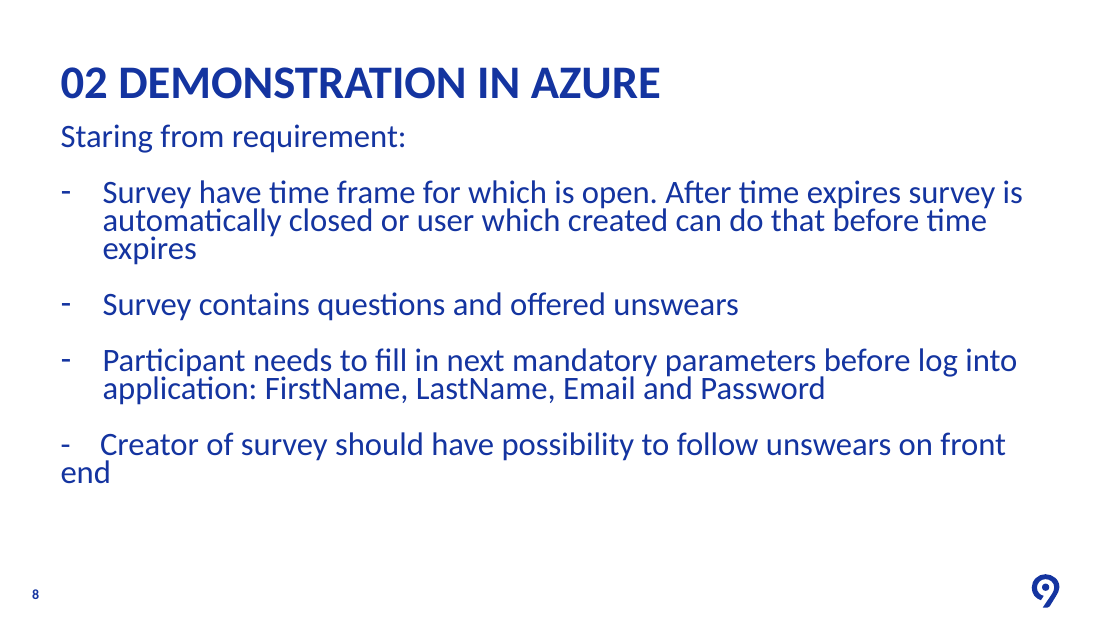
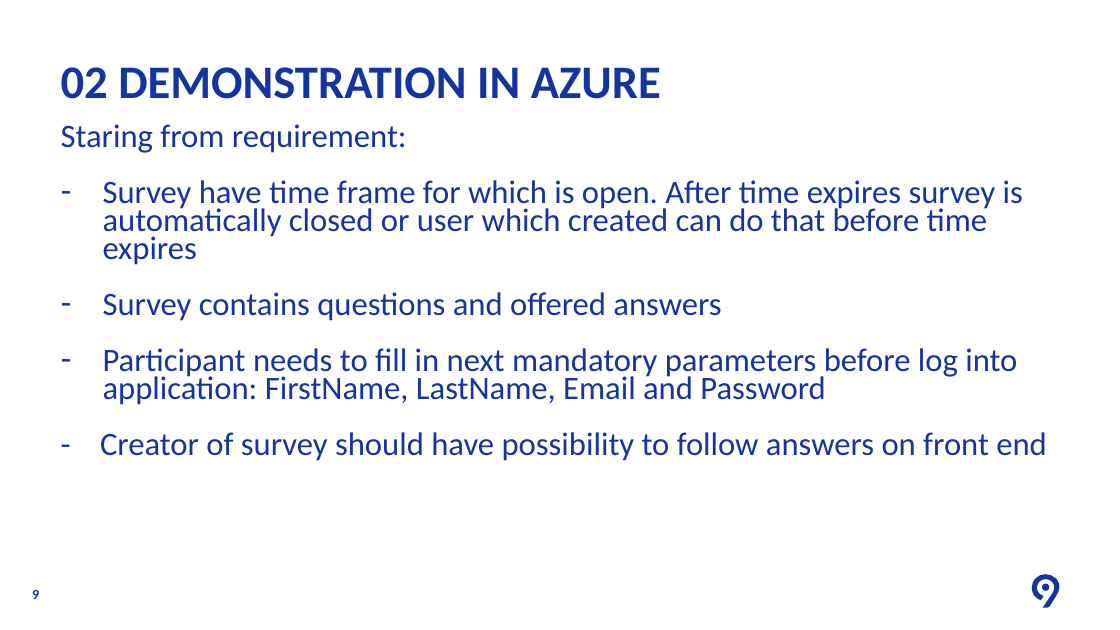
Before and after one commit to Levi9NS/Code9-2021, a slide deck: slide 9 of Azure Database (SQL and Cosmos)/SQL/Code9 2021 - SQL Database.pptx (slide 8 before the commit). Drawn at 1120x630 pixels with LibreOffice and Linux fonts; fonts in the diff are those of the drawing; background and template pictures are left out. Boxes give left, top, right and bottom in pixels: in the first picture for what was removed or moved away, otherwise in the second. Text is boxed around its words. In the diff, an @@ line names an element or a change of style, - is before the commit and + after.

Commit message:
Add files via upload
Added new version of SQL presentation

```diff
--- a/Azure Database (SQL and Cosmos)/SQL/Code9 2021 - SQL Database.pptx
+++ b/Azure Database (SQL and Cosmos)/SQL/Code9 2021 - SQL Database.pptx
@@ text at [103,292,721,321]: text changed @@
-– Survey contains questions and offered unswears
+– Survey contains questions and offered answers
@@ text at [100,432,1047,461]: text changed @@
-- Creator of survey should have possibility to follow unswears on front end
+- Creator of survey should have possibility to follow answers on front end
@@ page number at [32,590,39,599]: text changed @@
-8
+9
```
Also in this commit, not shown: 4 other slides changed, 4 slides added, 3 slides removed.
